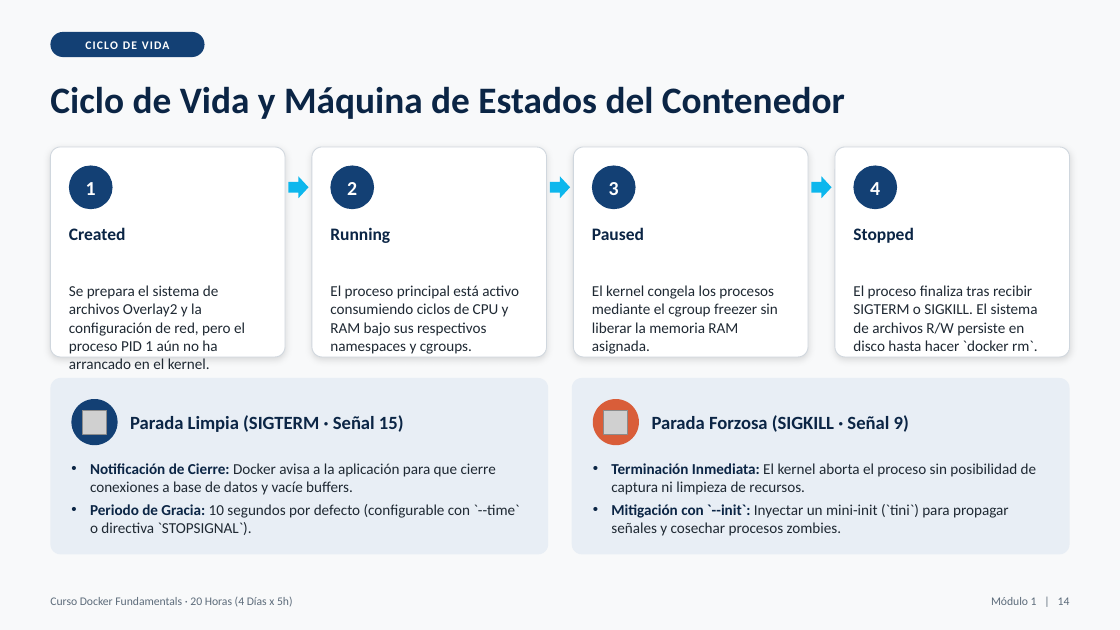
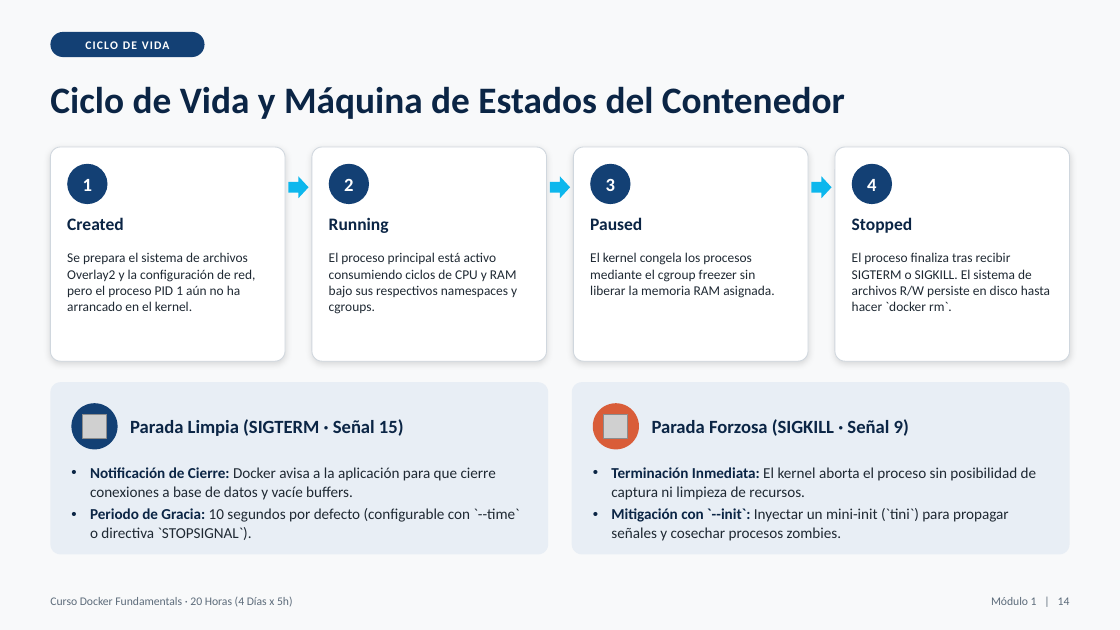
Before and after one commit to masalinas/training-docker-fundamentals, a slide deck: slide 14 of Docker_Fundamentals_20H.pptx. Drawn at 1120x630 pixels with LibreOffice and Linux fonts; fonts in the diff are those of the drawing; grey boxes stand for pictures. Boxes give left, top, right and bottom in pixels: in the first picture for what was removed or moved away, otherwise in the second. Text is boxed around its words. In the diff, an @@ line names an element or a change of style, - is before the commit and + after.

```diff
--- a/Docker_Fundamentals_20H.pptx
+++ b/Docker_Fundamentals_20H.pptx
@@ rounded rectangle: place and size @@
-rounded rectangle at bbox=[50, 147, 285, 357]
+rounded rectangle at bbox=[50, 147, 285, 361]
@@ rounded rectangle: place and size @@
-rounded rectangle at bbox=[312, 147, 546, 357]
+rounded rectangle at bbox=[312, 147, 546, 361]
@@ rounded rectangle: place and size @@
-rounded rectangle at bbox=[574, 147, 808, 357]
+rounded rectangle at bbox=[574, 147, 808, 361]
@@ proportions changed in 6 elements at bbox=[50, 382, 549, 555], bbox=[572, 382, 1070, 555], bbox=[50, 147, 285, 361], bbox=[312, 147, 546, 361], bbox=[574, 147, 808, 361], bbox=[835, 147, 1070, 361] @@
@@ rounded rectangle: place and size @@
-rounded rectangle at bbox=[835, 147, 1070, 357]
+rounded rectangle at bbox=[835, 147, 1070, 361]
@@ ellipse: place and size @@
-ellipse at bbox=[69, 166, 113, 209]
+ellipse at bbox=[67, 164, 108, 204]
@@ ellipse: place and size @@
-ellipse at bbox=[330, 166, 374, 209]
+ellipse at bbox=[329, 164, 369, 204]
@@ size 17 to 16 pt in 4 elements at bbox=[867, 179, 876, 191], bbox=[83, 179, 92, 191], bbox=[344, 179, 353, 191], bbox=[606, 178, 615, 191] @@
@@ ellipse: place and size @@
-ellipse at bbox=[592, 166, 636, 209]
+ellipse at bbox=[591, 164, 631, 204]
@@ ellipse: place and size @@
-ellipse at bbox=[854, 166, 897, 209]
+ellipse at bbox=[852, 164, 892, 204]
@@ text "Created": place and size @@
-text "Created" at bbox=[69, 227, 126, 240]
+text "Created" at bbox=[67, 217, 124, 230]
@@ text "Running": place and size @@
-text "Running" at bbox=[330, 227, 390, 243]
+text "Running" at bbox=[329, 217, 389, 233]
@@ text "Paused": place and size @@
-text "Paused" at bbox=[592, 227, 644, 240]
+text "Paused" at bbox=[590, 217, 642, 230]
@@ text "Stopped": place and size @@
-text "Stopped" at bbox=[853, 227, 913, 243]
+text "Stopped" at bbox=[852, 217, 912, 233]
@@ text "Se prepara el sistema de ...": place and size @@
-text "Se prepara el sistema de ..." at bbox=[69, 285, 245, 369]
+text "Se prepara el sistema de ..." at bbox=[67, 252, 256, 311]
@@ text "El proceso principal está activo ...": place and size @@
-text "El proceso principal está activo ..." at bbox=[330, 285, 519, 354]
+text "El proceso principal está activo ..." at bbox=[329, 252, 517, 314]
@@ text "El kernel congela los procesos ...": place and size @@
-text "El kernel congela los procesos ..." at bbox=[592, 285, 778, 354]
+text "El kernel congela los procesos ..." at bbox=[590, 252, 774, 298]
@@ size 13 to 11.5 pt in 4 elements at bbox=[590, 252, 774, 298], bbox=[67, 252, 256, 311], bbox=[329, 252, 517, 314], bbox=[852, 252, 1050, 311] @@
@@ text "El proceso finaliza tras recibir ...": place and size @@
-text "El proceso finaliza tras recibir ..." at bbox=[853, 285, 1038, 351]
+text "El proceso finaliza tras recibir ..." at bbox=[852, 252, 1050, 311]
@@ rounded rectangle: place and size @@
-rounded rectangle at bbox=[50, 378, 549, 555]
+rounded rectangle at bbox=[50, 382, 549, 555]
@@ rounded rectangle: place and size @@
-rounded rectangle at bbox=[572, 378, 1070, 555]
+rounded rectangle at bbox=[572, 382, 1070, 555]
@@ 2 pictures, 2 texts, 2 ellipses: place and size @@
-2 pictures, 2 texts, 2 ellipses at bbox=[71, 399, 909, 445]
+2 pictures, 2 texts, 2 ellipses at bbox=[71, 403, 909, 450]
@@ text "Notificación de Cierre: Docker avisa ...": place and size @@
-text "Notificación de Cierre: Docker avisa ..." at bbox=[90, 463, 520, 535]
+text "Notificación de Cierre: Docker avisa ..." at bbox=[90, 467, 520, 540]
@@ text "Terminación Inmediata: El kernel aborta ...": place and size @@
-text "Terminación Inmediata: El kernel aborta ..." at bbox=[611, 463, 1036, 536]
+text "Terminación Inmediata: El kernel aborta ..." at bbox=[611, 467, 1036, 541]
```
Also in this commit, not shown: 36 other slides changed, 11 other files.
